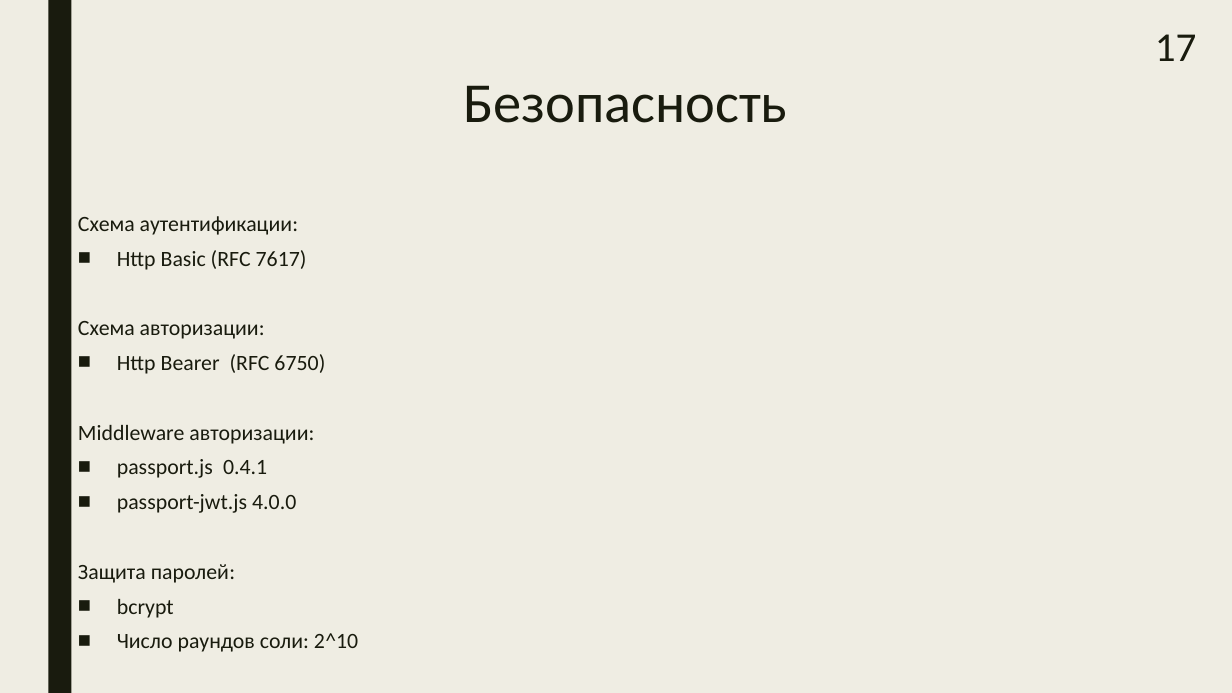
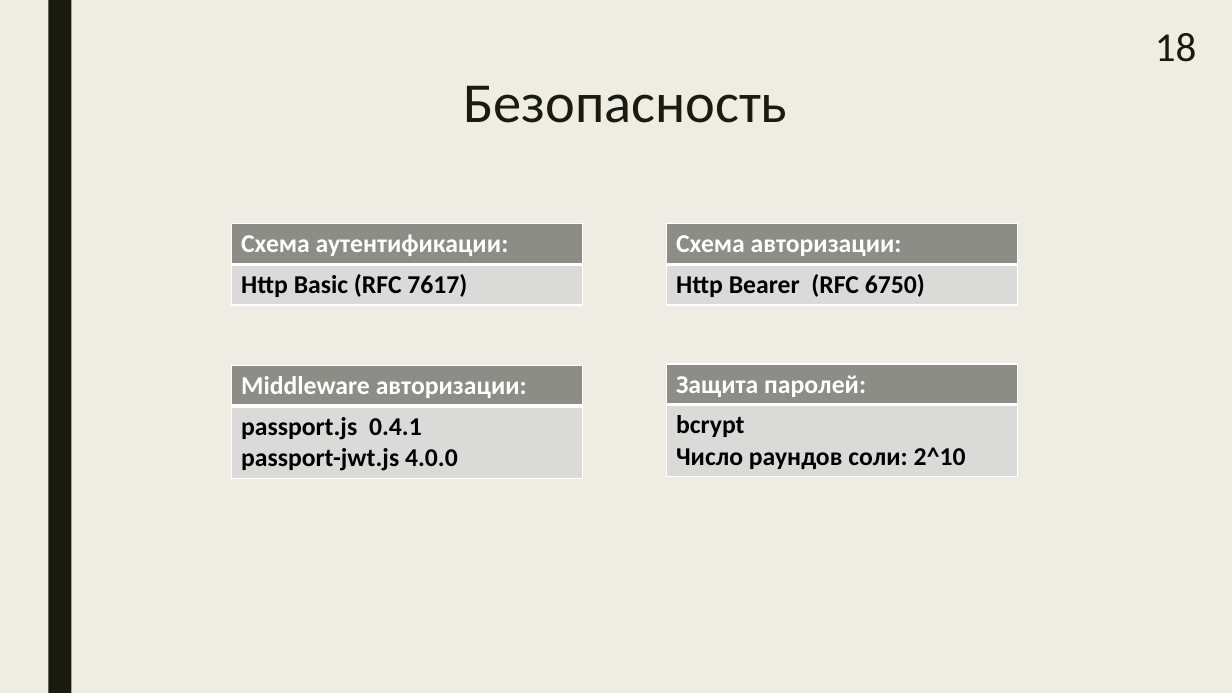
Before and after one commit to samarsky-canary/dragon, a slide deck: slide 18 of dizdocs/dipl_practise.pptx (slide 17 before the commit). Drawn at 1232x693 pixels with LibreOffice and Linux fonts; fonts in the diff are those of the drawing. Boxes give left, top, right and bottom in pixels: in the first picture for what was removed or moved away, otherwise in the second. Text is boxed around its words. In the diff, an @@ line names an element or a change of style, - is before the commit and + after.

```diff
--- a/dizdocs/dipl_practise.pptx
+++ b/dizdocs/dipl_practise.pptx
@@ page number at [1155,33,1197,62]: text changed @@
-17
+18
@@ text removed at [78,216,358,652] @@
-Схема аутентификации:
-■ Http Basic (RFC 7617)
-Схема авторизации:
-■ Http Bearer (RFC 6750)
-Middleware авторизации:
-■ passport.js 0.4.1
-■ passport-jwt.js 4.0.0
-Защита паролей:
-■ bcrypt
-■ Число раундов соли: 2^10
@@ table added at [232,224,583,304], 2 rows, 1 columns @@
+Схема аутентификации:
+Http Basic (RFC 7617)
@@ table added at [667,224,1019,304], 2 rows, 1 columns @@
+Схема авторизации:
+Http Bearer (RFC 6750)
@@ table added at [232,365,583,476], 2 rows, 1 columns @@
+Middleware авторизации:
+passport.js 0.4.1 / passport-jwt.js 4.0.0
@@ table added at [667,364,1019,476], 2 rows, 1 columns @@
+Защита паролей:
+bcrypt / Число раундов соли: 2^10
```
Also in this commit, not shown: 15 other slides changed, 8 other files.
